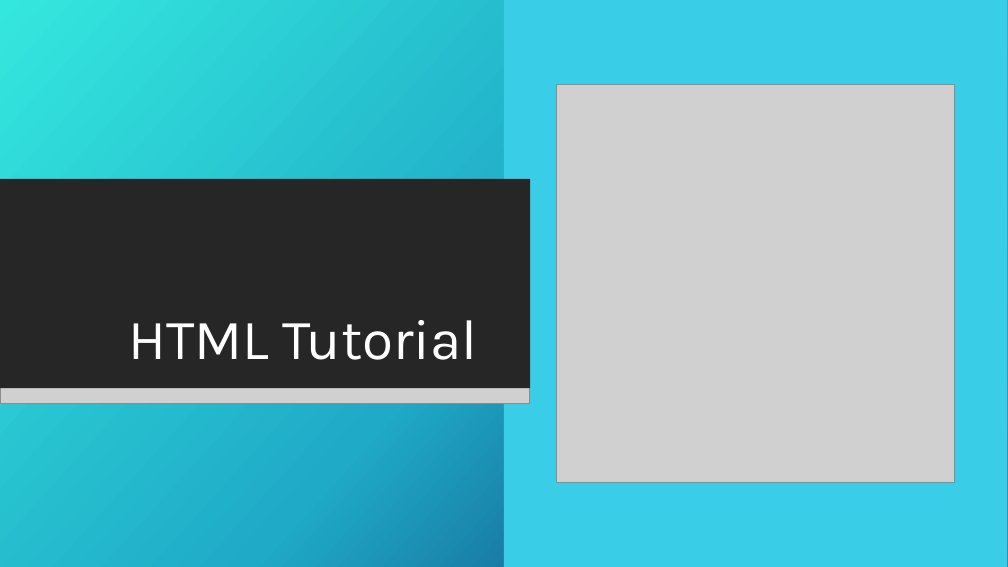
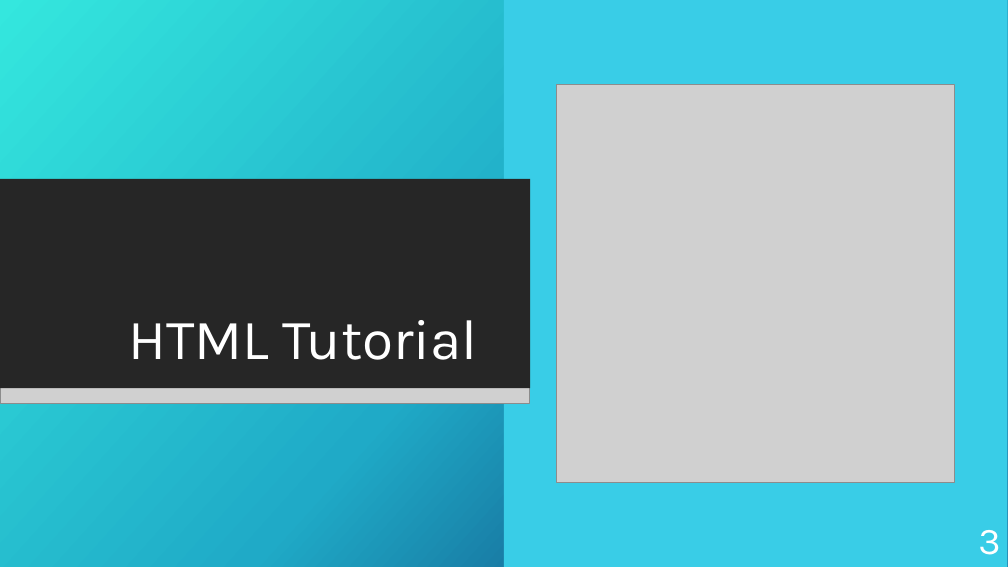
Before and after one commit to KurtAbraham/CS451, a slide deck: slide 3 of CS 451-KAbraham-Internet Technologies Tutorials.pptx (slide 2 before the commit). Drawn at 1008x567 pixels with LibreOffice and Linux fonts; fonts in the diff are those of the drawing; grey boxes stand for pictures; background and template pictures are left out. Boxes give left, top, right and bottom in pixels: in the first picture for what was removed or moved away, otherwise in the second. Text is boxed around its words. In the diff, an @@ line names an element or a change of style, - is before the commit and + after.

```diff
--- a/CS 451-KAbraham-Internet Technologies Tutorials.pptx
+++ b/CS 451-KAbraham-Internet Technologies Tutorials.pptx
@@ page number added at [978, 530, 1000, 555], 36 pt, text #FFFFFF @@
+3
```
Also in this commit, not shown: 2 other slides changed, 85 slides added, 1 slide removed, 10 other files.
